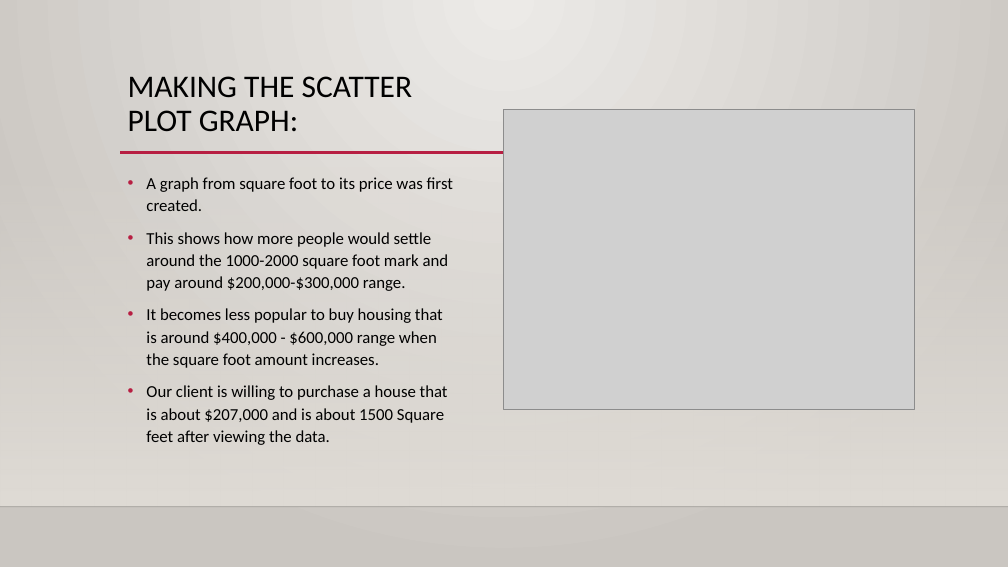
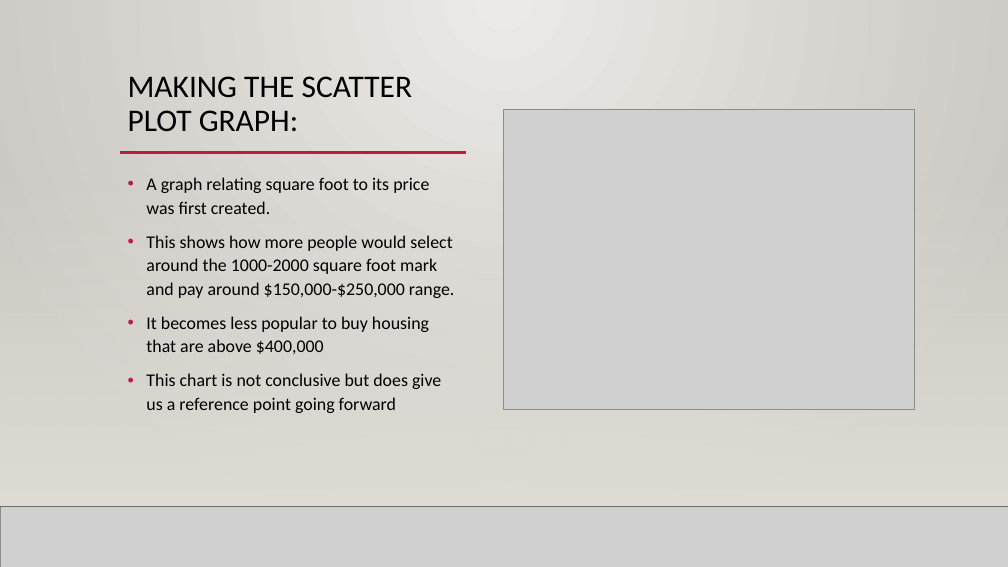
Before and after one commit to scavazos4/Project_One, a slide deck: slide 6 of Sacramento Real Estate.pptx. Drawn at 1008x567 pixels with LibreOffice and Linux fonts; fonts in the diff are those of the drawing; grey boxes stand for pictures; background and template pictures are left out. Boxes give left, top, right and bottom in pixels: in the first picture for what was removed or moved away, otherwise in the second. Text is boxed around its words. In the diff, an @@ line names an element or a change of style, - is before the commit and + after.

```diff
--- a/Sacramento Real Estate.pptx
+++ b/Sacramento Real Estate.pptx
@@ rectangle added at <box>0,0,1008,567</box>, fill gradient #ECEAE7 to #CAC7C1 @@
@@ rectangle added at <box>0,167,1008,507</box>, fill gradient #DFDBD5 @@
@@ text at <box>146,177,454,413</box>: text changed; size 16 to 17 pt @@
-• A graph from square foot to its price was first created.
-• This shows how more people would settle around the 1000-2000 square foot mark and pay around $200,000-$300,000 range.
-• It becomes less popular to buy housing that is around $400,000 - $600,000 range when the square foot amount increases.
-• Our client is willing to purchase a house that is about $207,000 and is about 1500 Square feet after viewing the data.
+• A graph relating square foot to its price was first created.
+• This shows how more people would select around the 1000-2000 square foot mark and pay around $150,000-$250,000 range.
+• It becomes less popular to buy housing that are above $400,000
+• This chart is not conclusive but does give us a reference point going forward
@@ picture added at <box>0,507,1008,567</box> @@
@@ line added from (0, 507) to (1008, 507), #000001 1 pt @@
```
Also in this commit, not shown: 2 other slides changed, 1 slide added.
